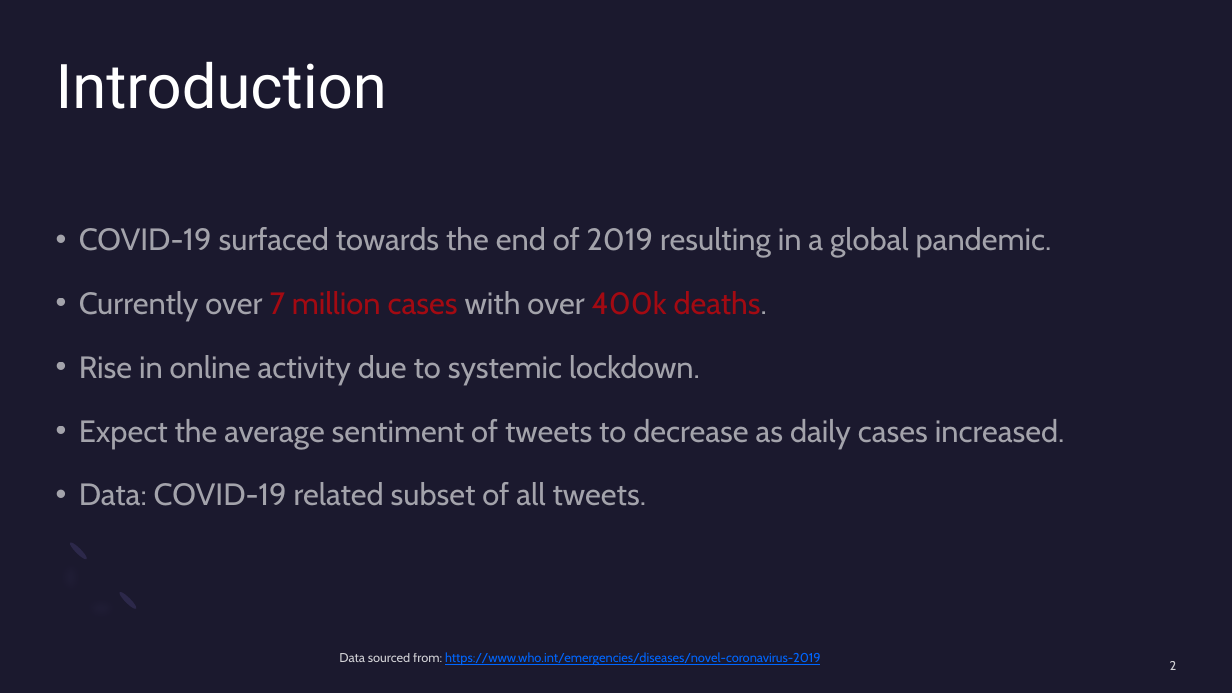
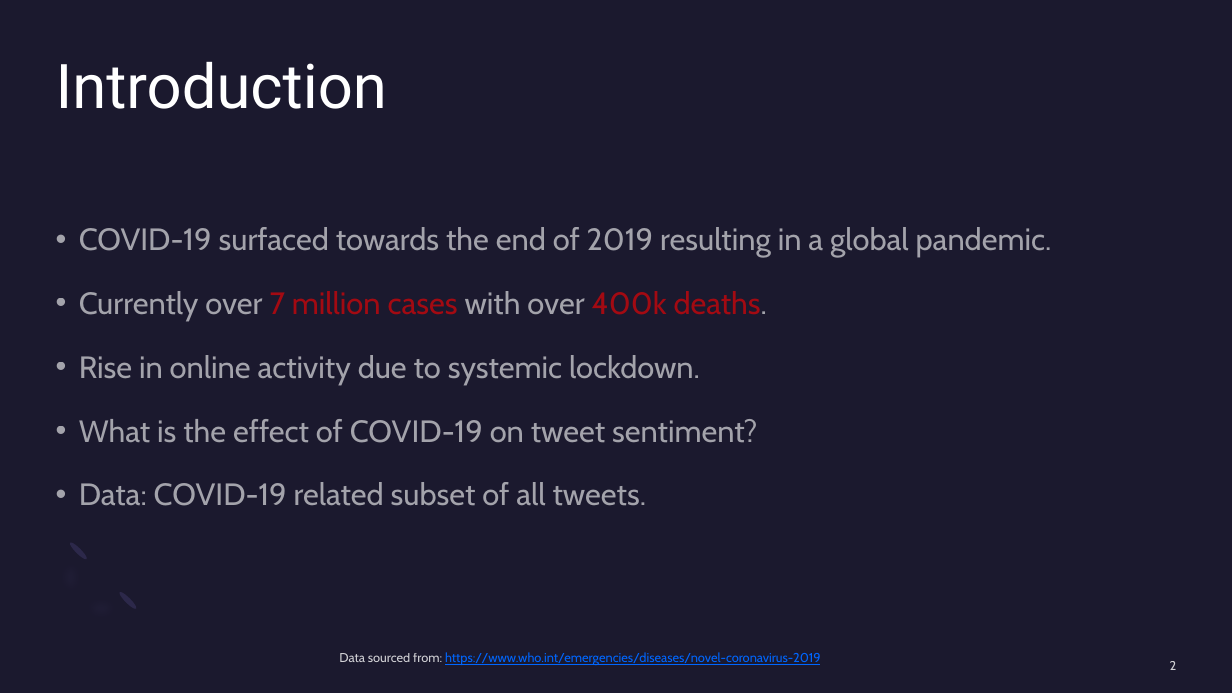
Before and after one commit to labib-c/ASA-DataFest-2020, a slide deck: slide 2 of Slides.pptx. Drawn at 1232x693 pixels with LibreOffice and Linux fonts; fonts in the diff are those of the drawing. Boxes give left, top, right and bottom in pixels: in the first picture for what was removed or moved away, otherwise in the second. Text is boxed around its words. In the diff, an @@ line names an element or a change of style, - is before the commit and + after.

Commit message:
Added problem question to slides.

```diff
--- a/Slides.pptx
+++ b/Slides.pptx
@@ text at [79, 419, 757, 443]: text changed @@
-• Expect the average sentiment of tweets to decrease as daily cases increased.
+• What is the effect of COVID-19 on tweet sentiment?
```
